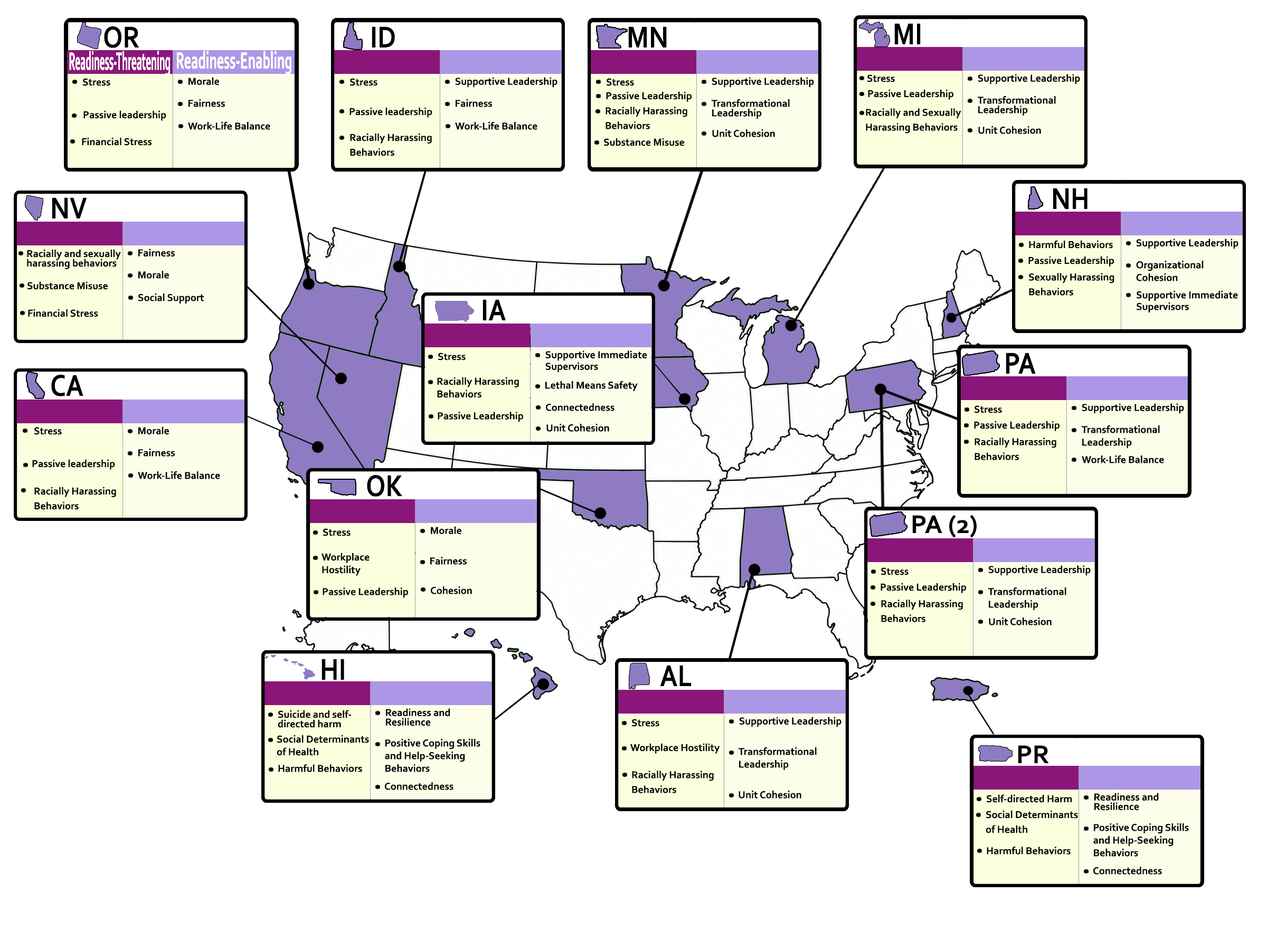
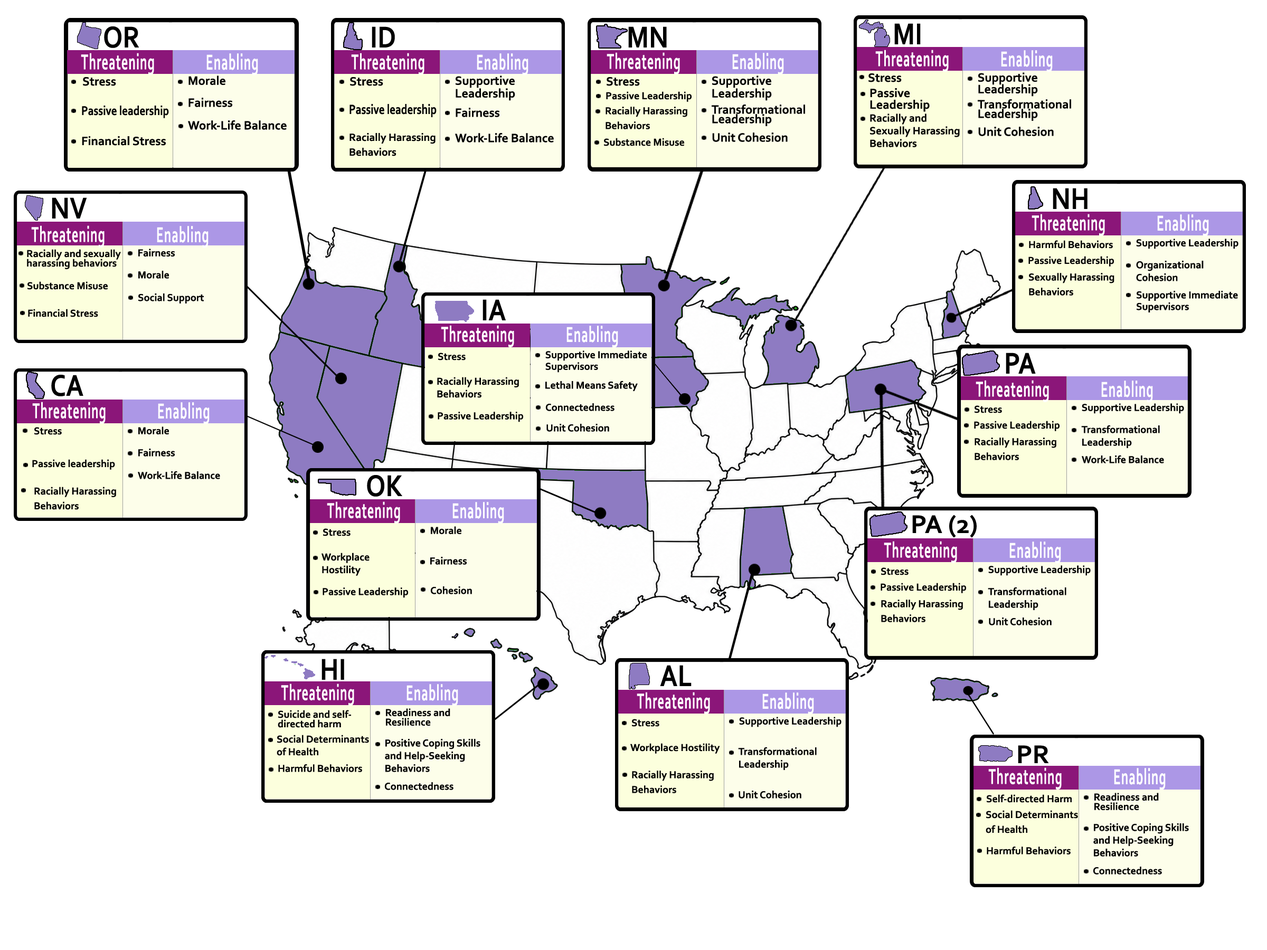
Comparing the layer stacks of the two 1267px x 950px images. Changes:
added layer "Threatening copie 2" above "Enabling copie 13" over [606, 52, 680, 75]
added layer "Threatening copie 13" above "Enabling copie 12" over [31, 225, 105, 248]
added layer "Threatening copie 11" above "Enabling copie 10" over [280, 683, 355, 706]
added layer "Threatening copie 10" above "Enabling copie 9" over [326, 501, 401, 524]
added layer "Threatening copie 9" above "Enabling copie 8" over [440, 325, 515, 348]
added layer "Threatening copie 8" above "Enabling copie 7" over [636, 691, 710, 715]
added layer "Threatening copie 6" above "Enabling copie 5" over [883, 540, 957, 564]
added layer "Threatening copie" above "Rectangle arrondi 1 copie 6" over [350, 52, 425, 75]
renamed "Passive Leadership copie" to "Passive Leadership", painted on it over [867, 88, 954, 112]
painted on "Transformational Leadership" (3rd of 4) over [976, 95, 1071, 121]
renamed "Supportive Leadership copie 2" to "Supportive Leadership", painted on it over [977, 72, 1080, 97]
painted on "Racially and Sexually Harassing Behaviors" over [865, 108, 962, 148]
painted on "Transformational Leadership" (4th of 4) over [710, 98, 805, 127]
renamed "Supportive Leadership copie" to "Supportive Leadership", painted on it over [711, 75, 814, 101]
painted on "Racially Harassing Behaviors" (5th of 6) over [349, 133, 436, 157]
renamed "Work-Life Balance copie 2" to "Work-Life Balance", painted on it over [454, 121, 554, 143]
painted on "Supportive Leadership" (4th of 4) over [454, 75, 558, 101]
removed layer "Readiness-Enabling copie 5" over [176, 50, 292, 75]
removed layer "Readiness-Enabling copie 4" over [176, 50, 292, 75]
removed layer "Readiness-Threatening copie 5" over [69, 50, 170, 77]
removed layer "Readiness-Threatening copie 4" over [69, 50, 170, 77]
added layer "Threatening" above "Rectangle arrondi 1 copie 16" over [80, 52, 155, 75]
…and 45 more changes (19 added, 13 moved_by, 13 painted, 11 renamed)
